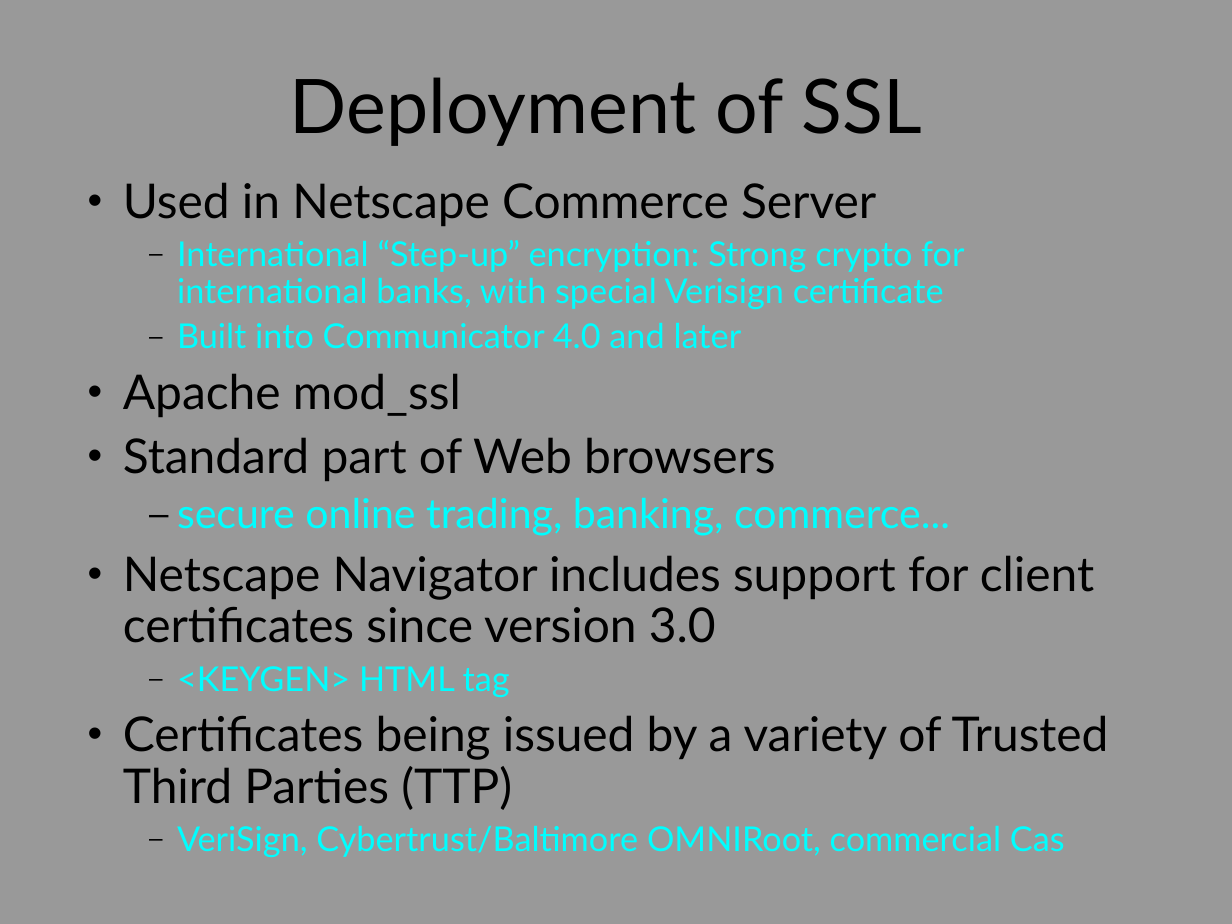
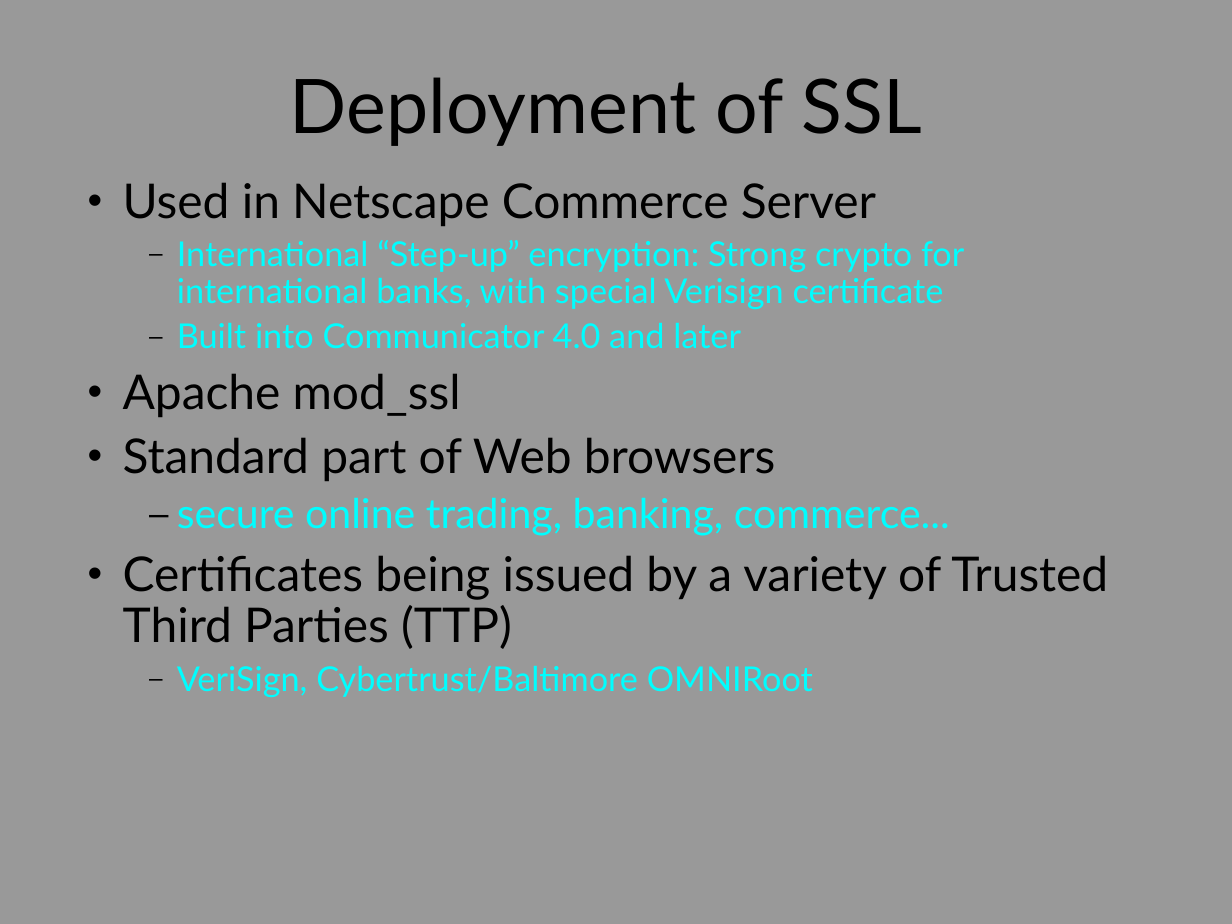
Before and after one commit to sftcd/cs7053, a slide deck: slide 54 of lectures/04-protocols/04-protocols.ppt. Drawn at 1232x924 pixels with LibreOffice and Linux fonts; fonts in the diff are those of the drawing. Boxes give left, top, right and bottom in pixels: in the first picture for what was removed or moved away, otherwise in the second. Text is boxed around its words. In the diff, an @@ line names an element or a change of style, - is before the commit and + after.

```diff
--- a/lectures/04-protocols/04-protocols.ppt
+++ b/lectures/04-protocols/04-protocols.ppt
@@ text at (x1=123, y1=182, x2=1108, y2=649): indent changed @@
@@ text at (x1=123, y1=555, x2=1094, y2=697): paragraphs removed @@
-• Netscape Navigator includes support for client certificates since version 3.0
-  – <KEYGEN> HTML tag
@@ text at (x1=177, y1=666, x2=813, y2=697): text changed @@
-  – VeriSign, Cybertrust/Baltimore OMNIRoot, commercial Cas
+  – VeriSign, Cybertrust/Baltimore OMNIRoot
```
Also in this commit, not shown: 51 other slides changed, 1 slide added, 9 slides removed.
